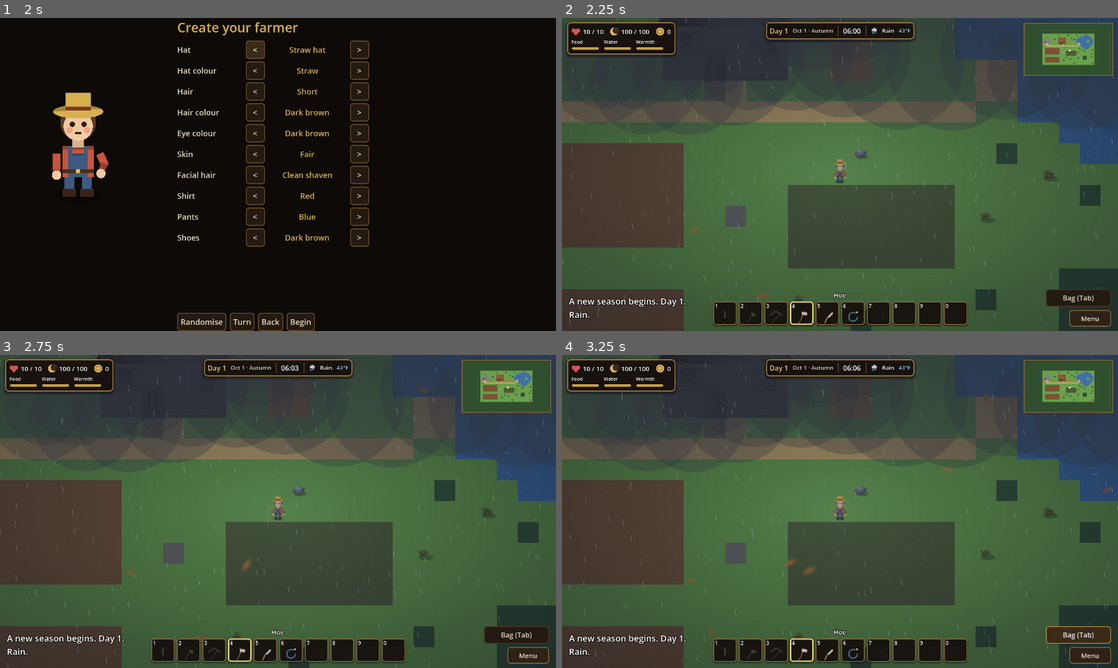
Above: before the commit, frames 1-4 (two rows, left to right).
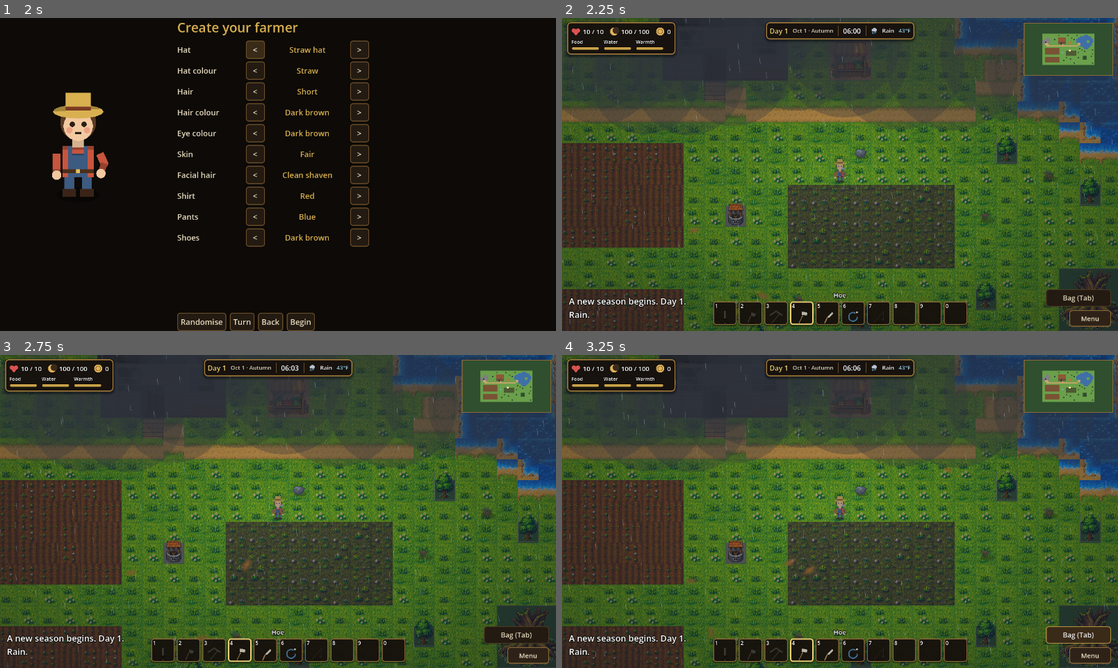
Above: after the commit, the same moments.

Repository: joshj1108/CrowCreekHollow
Game: Godot game, scene res://scenes/main.tscn
Two runs of this game, one before a commit and one after it. Both use one fixed random seed, a clock stepped at 60 frames per second and the inputs below.
Inputs:
- Up to frame 1 (2 s): click "New Game" at 0.5 s; click "Slot 1: empty" at 1.25 s
- Up to frame 2 (2.25 s): click "Begin" at 2 s
- Up to frame 3 (2.75 s): no input
- Up to frame 4 (3.25 s): click "Bag (Tab)" at 2.75 s

Frame 1 is identical in both runs. In frame 2, 42% of the frame differs, in the area x 0-100%, y 0-100%; in frame 3, 42%; in frame 4, 42%.

Commit message:
Draw the farm with the pixel art from the tileset sheet
The farm's ground, house, plots, lake shore, well, stall and trees are
drawn from art/farm/, cut from the tileset sheet at native size.
FARM_SPRITES switches back to the flat view. Path and water edges are
chosen by the neighbouring material, and the props have their checkered
background removed.

Co-Authored-By: Claude Haiku 5.5 <noreply@anthropic.com>
Claude-Session: https://claude.ai/code/session_016EvHBYyFANDWxunM27u84C

Diff:
--- /dev/null
+++ b/scripts/farm_sprites.gd
@@ -0,0 +1,24 @@
+class_name FarmSprites
+extends RefCounted
+
+# Pixel art for the farm, cut from the tileset sheet in art/farm/. Each texture loads once.
+# Flipped copies are made from the same image, so a flipped edge piece costs no extra file.
+const DIR := "res://art/farm/"
+static var _cache := {}
+
+
+static func tex(name: String, flip_y := false) -> Texture2D:
+	var key := "%s|%s" % [name, flip_y]
+	if _cache.has(key):
+		return _cache[key]
+	var img: Image = load(DIR + name + ".png").get_image()
+	if flip_y:
+		img.flip_y()
+	var t := ImageTexture.create_from_image(img)
+	_cache[key] = t
+	return t
+
+
+static func variant(x: int, y: int, count: int) -> int:
+	var h := (x * 73856093) ^ (y * 19349663) ^ (8 * 83492791)
+	return absi(h) % count
--- a/scripts/main.gd
+++ b/scripts/main.gd
@@ -315,6 +315,8 @@
 # Draws every farm tile as one flat colour block, with no ground detail, shadows, tree or building art.
 # Use it to read the layout itself. Set it to false for the full placeholder art.
 const FLAT_FARM_ART := true
+# Pixel art from art/farm/ instead of flat blocks. Off falls back to the flat view.
+const FARM_SPRITES := true
 const LAYOUT_VERSION := FarmLayout.VERSION
 const STALL_CLOSE_HOUR := 18.0
 const SELL_FISH := 6
@@ -1270,6 +1272,8 @@
 		for y in range(fy0, fy1 + 1):
 			for x in range(fx0, fx1 + 1):
 				_draw_flat_tile(Vector2i(x, y))
+		if FARM_SPRITES:
+			_draw_farm_props()
 	# Pass one: the ground, with small details. Pass two: shadows, which fall on the ground only.
 	# Pass three: trees and buildings, drawn over both.
 	for y in range(fy0, fy1 + 1):
@@ -2095,6 +2099,8 @@
 func _draw_flat_tile(t: Vector2i) -> void:
 	var cell := _tile_rect(t)
 	var kind: int = map[t.y][t.x]
+	if FARM_SPRITES and _draw_sprite_ground(t, kind, cell):
+		return
 	if kind == Tile.FENCE:
 		draw_rect(cell, TILE_COLORS[Tile.GRASS])
 		var bar := PX * FENCE_BAR
@@ -2111,6 +2117,115 @@
 		draw_rect(Rect2(mid - Vector2(bar, bar) * 0.5, Vector2(bar, bar)), c)
 	else:
 		draw_rect(cell, TILE_COLORS[kind])
+
+
+# Sprite ground. Returns false for tiles without art, which then take the flat colour.
+func _draw_sprite_ground(t: Vector2i, kind: int, cell: Rect2) -> bool:
+	var v := FarmSprites.variant(t.x, t.y, 3)
+	var name := ""
+	var flip := false
+	match kind:
+		Tile.GRASS:
+			name = "grass_%d" % v
+		Tile.SOIL:
+			name = "soil_%d" % v
+		Tile.FALLOW:
+			name = "fallow_%d" % v
+		Tile.PATH, Tile.WATER:
+			var edge := _shore_piece(t, kind)
+			if edge.size() == 2:
+				name = edge[0]
+				flip = edge[1]
+			else:
+				name = ("path_%d" if kind == Tile.PATH else "water_%d") % v
+		Tile.ROCK:
+			name = "rock_%d" % v
+		Tile.CAVE_MOUTH:
+			name = "cave_mouth"
+		Tile.HOUSE:
+			name = "house_wall"
+		Tile.ROOF:
+			var below: int = map[t.y + 1][t.x] if t.y + 1 < MAP_H else Tile.WALL
+			name = "roof_bottom" if below != Tile.ROOF else "roof_top"
+		Tile.DOOR:
+			name = "door"
+		Tile.PORCH:
+			name = "porch"
+		_:
+			return false
+	draw_texture_rect(FarmSprites.tex(name, flip), cell, false)
+	return true
+
+
+# Which side or corner of a path or water tile faces the other material. Returns [name, flip] or [].
+func _shore_piece(t: Vector2i, kind: int) -> Array:
+	var outside := func(d: Vector2i) -> bool:
+		var n := t + d
+		if n.x < 0 or n.y < 0 or n.x >= MAP_W or n.y >= MAP_H:
+			return false
+		var k: int = map[n.y][n.x]
+		if kind == Tile.WATER:
+			return k != Tile.WATER
+		return k != Tile.PATH and k != Tile.WATER
+	var north: bool = outside.call(Vector2i(0, -1))
+	var south: bool = outside.call(Vector2i(0, 1))
+	var west: bool = outside.call(Vector2i(-1, 0))
+	var east: bool = outside.call(Vector2i(1, 0))
+	if kind == Tile.WATER:
+		if south:
+			return ["wedge_top", false]
+		if north:
+			return ["wedge_bottom", true]
+		if west:
+			return ["wedge_left", false]
+		if east:
+			return ["wedge_right", false]
+		if outside.call(Vector2i(-1, -1)):
+			return ["wedge_tl", false]
+		if outside.call(Vector2i(1, -1)):
+			return ["wedge_tr", false]
+		if outside.call(Vector2i(-1, 1)):
+			return ["wedge_bl", false]
+		if outside.call(Vector2i(1, 1)):
+			return ["wedge_br", false]
+		return []
+	if north:
+		return ["pedge_top", false]
+	if south:
+		return ["pedge_top", true]
+	if east:
+		return ["pedge_left", false]
+	if west:
+		return ["pedge_right", false]
+	if outside.call(Vector2i(-1, -1)):
+		return ["pedge_tl", false]
+	if outside.call(Vector2i(1, -1)):
+		return ["pedge_tr", false]
+	if outside.call(Vector2i(-1, 1)):
+		return ["pedge_bl", false]
+	if outside.call(Vector2i(1, 1)):
+		return ["pedge_br", false]
+	return []
+
+
+# Trees, the stall, the well and stumps, drawn after the ground so their bases sit on their tiles.
+func _draw_farm_props() -> void:
+	var stall_at := _world_tile(STALL_IX, STALL_IY)
+	draw_texture_rect(FarmSprites.tex("prop_stall"), Rect2(_tile_rect(stall_at).position, Vector2(PX * 2, PX * 2)), false)
+	var well_at := _world_tile(WELL_IX.x, WELL_IX.y)
+	var well_cell := _tile_rect(well_at)
+	draw_texture_rect(FarmSprites.tex("prop_well"), Rect2(well_cell.position.x, well_cell.end.y - PX * 1.2, PX, PX * 1.2), false)
+	var big := _big_tree_origin()
+	draw_texture_rect(FarmSprites.tex("prop_great_tree"), Rect2(_tile_rect(big).position, Vector2(PX * 3, PX * 3)), false)
+	for y in range(0, MAP_H):
+		for x in range(0, MAP_W):
+			var t := Vector2i(x, y)
+			var kind: int = map[y][x]
+			if kind == Tile.TREE and not _in_big_tree(t):
+				var cell := _tile_rect(t)
+				draw_texture_rect(FarmSprites.tex("prop_grove_tree"), Rect2(cell.position.x, cell.end.y - PX * 1.44, PX, PX * 1.44), false)
+			elif kind == Tile.GRASS and grove_felled.has(t):
+				draw_texture_rect(FarmSprites.tex("prop_stump"), _tile_rect(t), false)
 
 
 func _is_fence(t: Vector2i) -> bool:
Binary file added: art/farm/cave_mouth.png
Not shown, added: art/farm/cave_mouth.png.import
Binary file added: art/farm/door.png
Not shown, added: art/farm/door.png.import
Binary file added: art/farm/fallow_0.png
Not shown, added: art/farm/fallow_0.png.import
Binary file added: art/farm/fallow_1.png
Not shown, added: art/farm/fallow_1.png.import
Binary file added: art/farm/fallow_2.png
Not shown, added: art/farm/fallow_2.png.import
Binary file added: art/farm/grass_0.png
Not shown, added: art/farm/grass_0.png.import
(and 80 more such lines)
